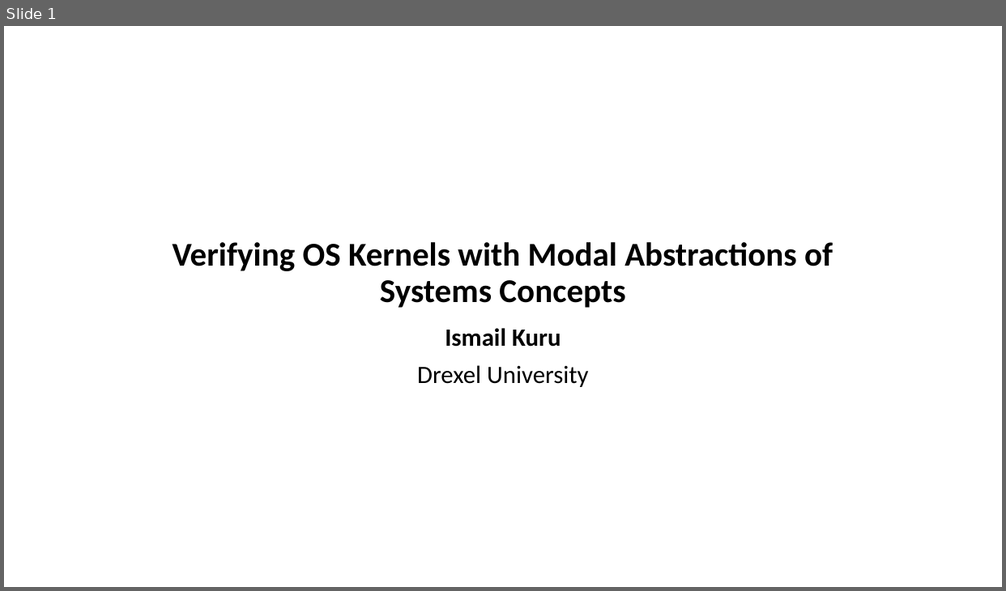
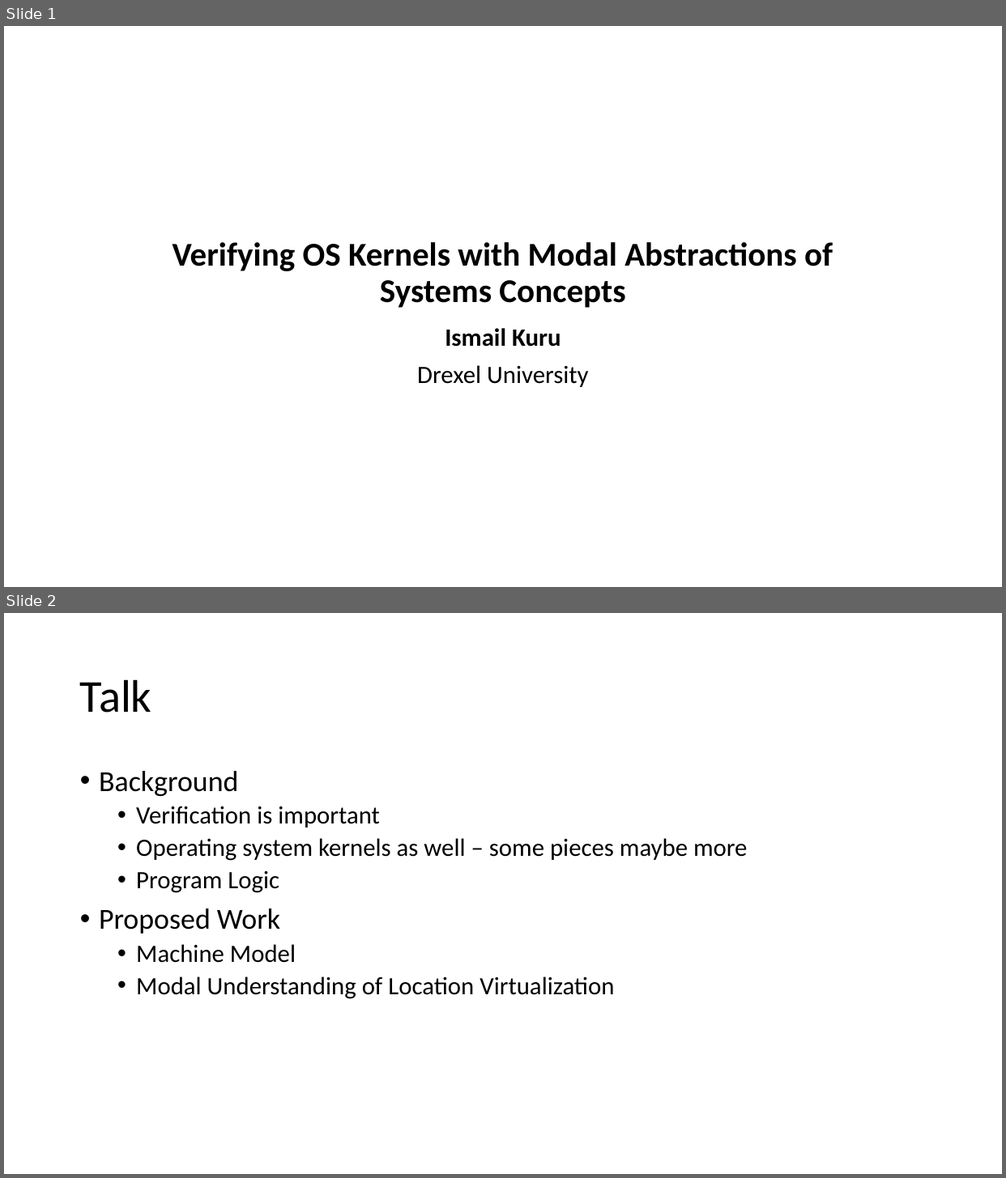
Before and after one commit to Contingent-Systems/modal_abstractions_presentations, a slide deck: thesis_proposal/proposal.pptx. Shown one above the other, each under a label of ours: slide 1 before the commit, slides 1 and 2 after it. The pictures are 1006x591 and 1006x1178 pixels, drawn with LibreOffice and Linux fonts; fonts in the diff are those of the drawing. Boxes give left, top, right and bottom in pixels: in the first picture for what was removed or moved away, otherwise in the second. Text is boxed around its words. In the diff, an @@ line names an element or a change of style, - is before the commit and + after.

```diff
--- a/thesis_proposal/proposal.pptx
+++ b/thesis_proposal/proposal.pptx
@@ slide 2 added at box(4, 613, 1002, 1174), background #FFFFFF @@
@@ title added at box(80, 679, 152, 713), 44 pt, text #000000 @@
+Talk
@@ text added at box(99, 771, 747, 999), 24 pt, text #000000 @@
+• Background
+  • Verification is important
+  • Operating system kernels as well – some pieces maybe more
+  • Program Logic
+• Proposed Work
+  • Machine Model
+  • Modal Understanding of Location Virtualization
```
Also in this commit, not shown: 5 slides changed, 17 other slides added, 3 slides removed.
